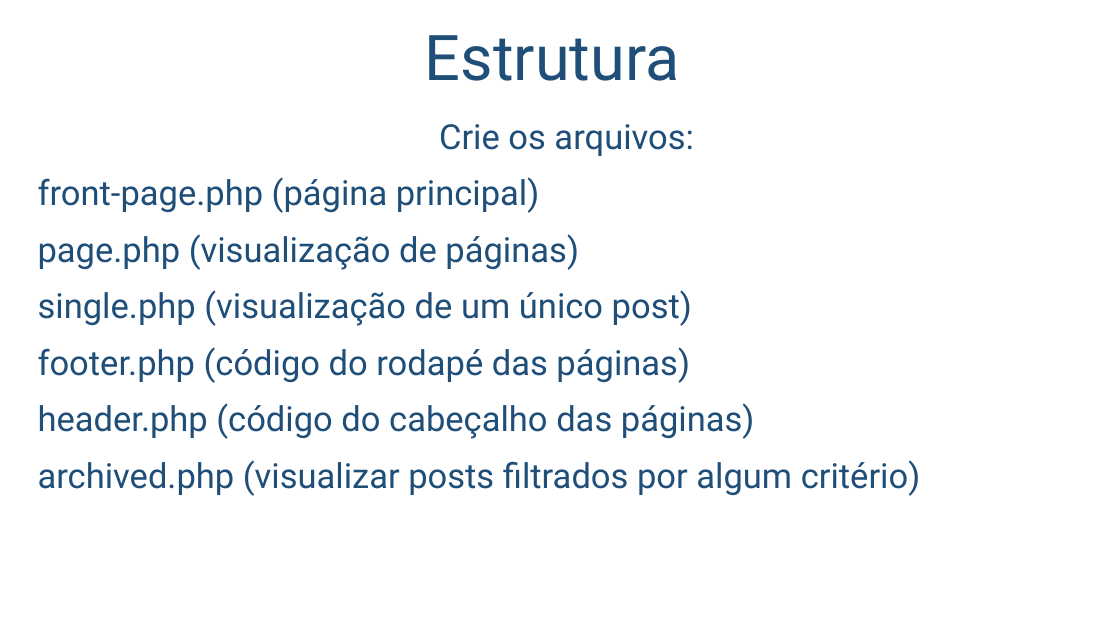
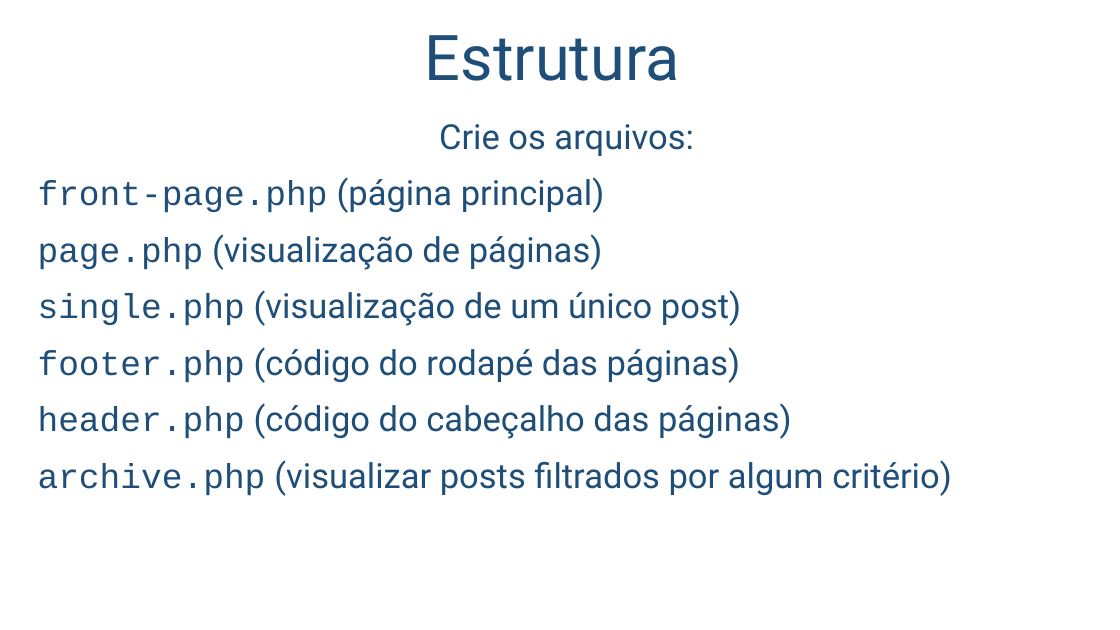
Before and after one commit to salmo-jr/public-slides, a slide deck: slide 5 of wordpress-como-criar-um-novo-tema.pptx. Drawn at 1120x630 pixels with LibreOffice and Linux fonts; fonts in the diff are those of the drawing; background and template pictures are left out. Boxes give left, top, right and bottom in pixels: in the first picture for what was removed or moved away, otherwise in the second. Text is boxed around its words. In the diff, an @@ line names an element or a change of style, - is before the commit and + after.

```diff
--- a/wordpress-como-criar-um-novo-tema.pptx
+++ b/wordpress-como-criar-um-novo-tema.pptx
@@ text at [38,177,792,439]: font Roboto to Courier New in "front-page.php", "page.php", "single.php", "footer.php" and 1 more places @@
@@ text at [38,460,951,496]: text changed @@
-archived.php (visualizar posts filtrados por algum critério)
+archive.php (visualizar posts filtrados por algum critério)
```
Also in this commit, not shown: 12 other slides changed, 14 slides added.
